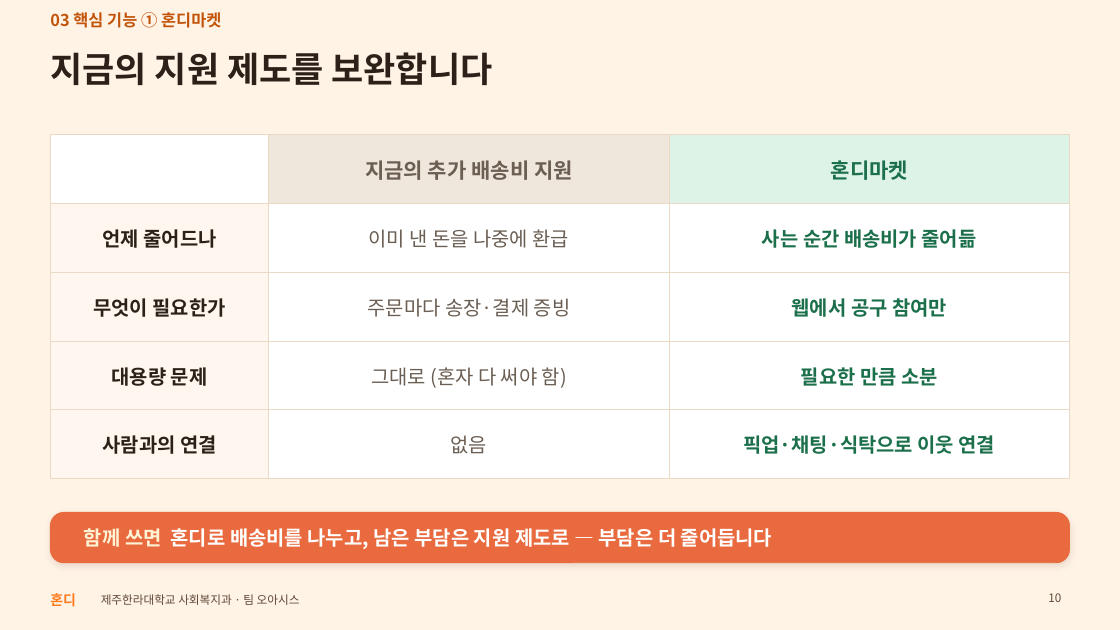
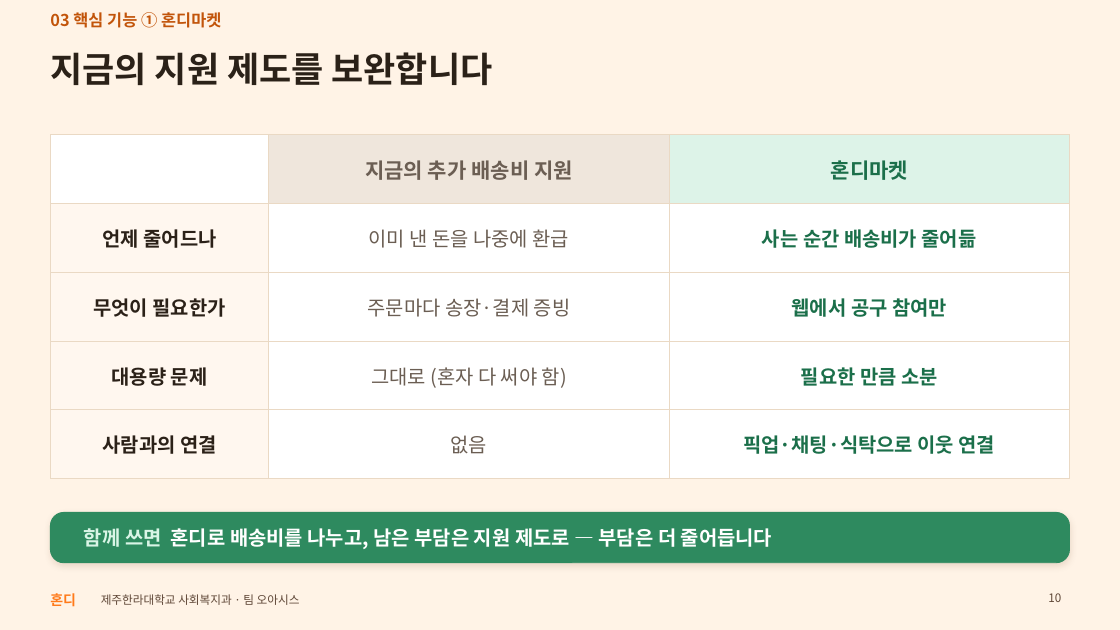
Before and after one commit to oasishondi/oasishondi.github.io, a slide deck: slide 10 of print/Hondi_presentation.pptx. Drawn at 1120x630 pixels with LibreOffice and Linux fonts; fonts in the diff are those of the drawing. Boxes give left, top, right and bottom in pixels: in the first picture for what was removed or moved away, otherwise in the second. Text is boxed around its words. In the diff, an @@ line names an element or a change of style, - is before the commit and + after.

```diff
--- a/print/Hondi_presentation.pptx
+++ b/print/Hondi_presentation.pptx
@@ rounded rectangle at bbox=[50, 513, 1070, 563]: fill #E86A3E to #2E8A5F; outline #E86A3E 0.75 pt to #2E8A5F 0.75 pt @@
@@ text "함께 쓰면 혼디로 배송비를 나누고, ..." at bbox=[84, 528, 772, 549]: text colour #FFF3D6 to #D9F5E6 in "함께 쓰면" @@
```
Also in this commit, not shown: 6 other slides changed, 1 other file.
